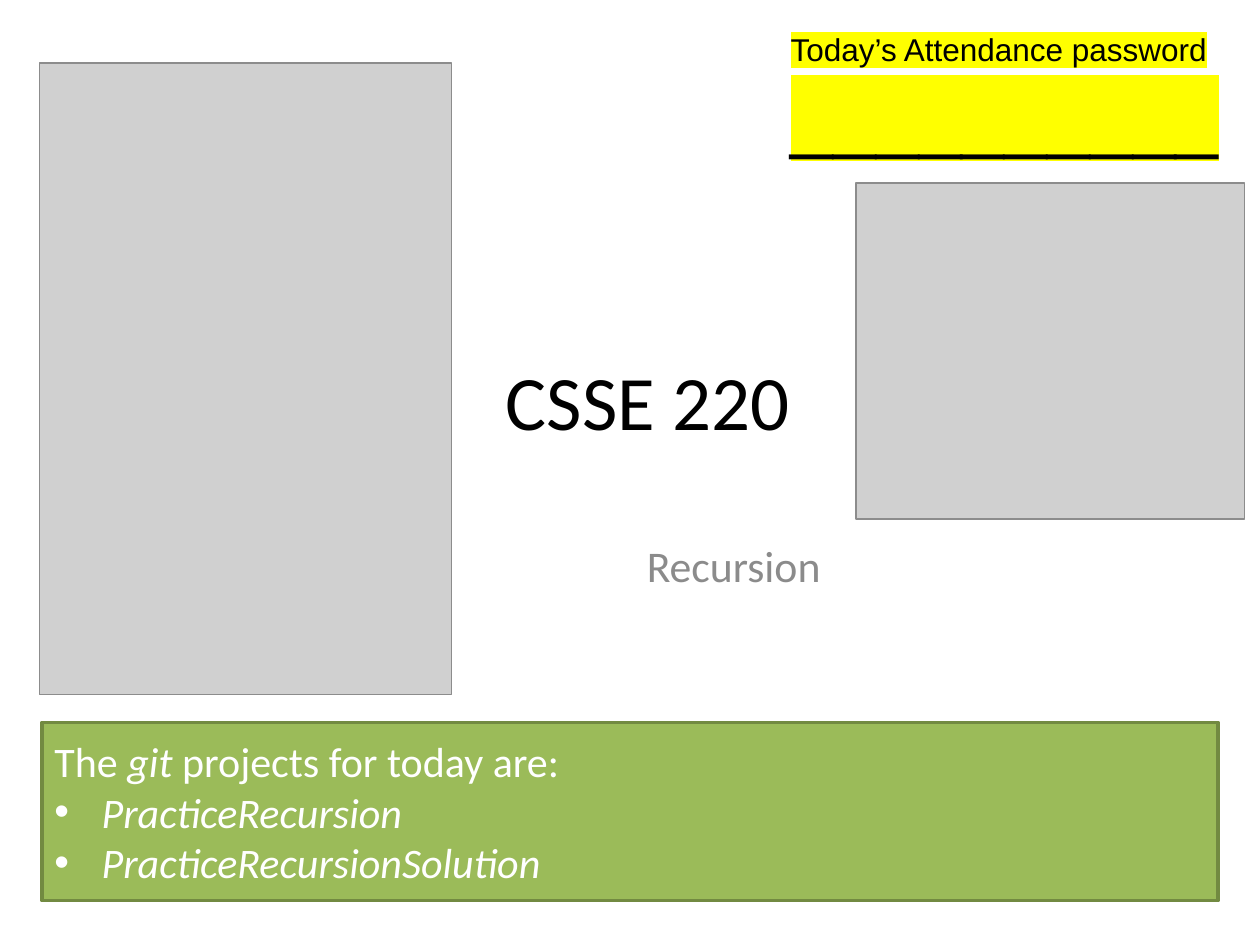
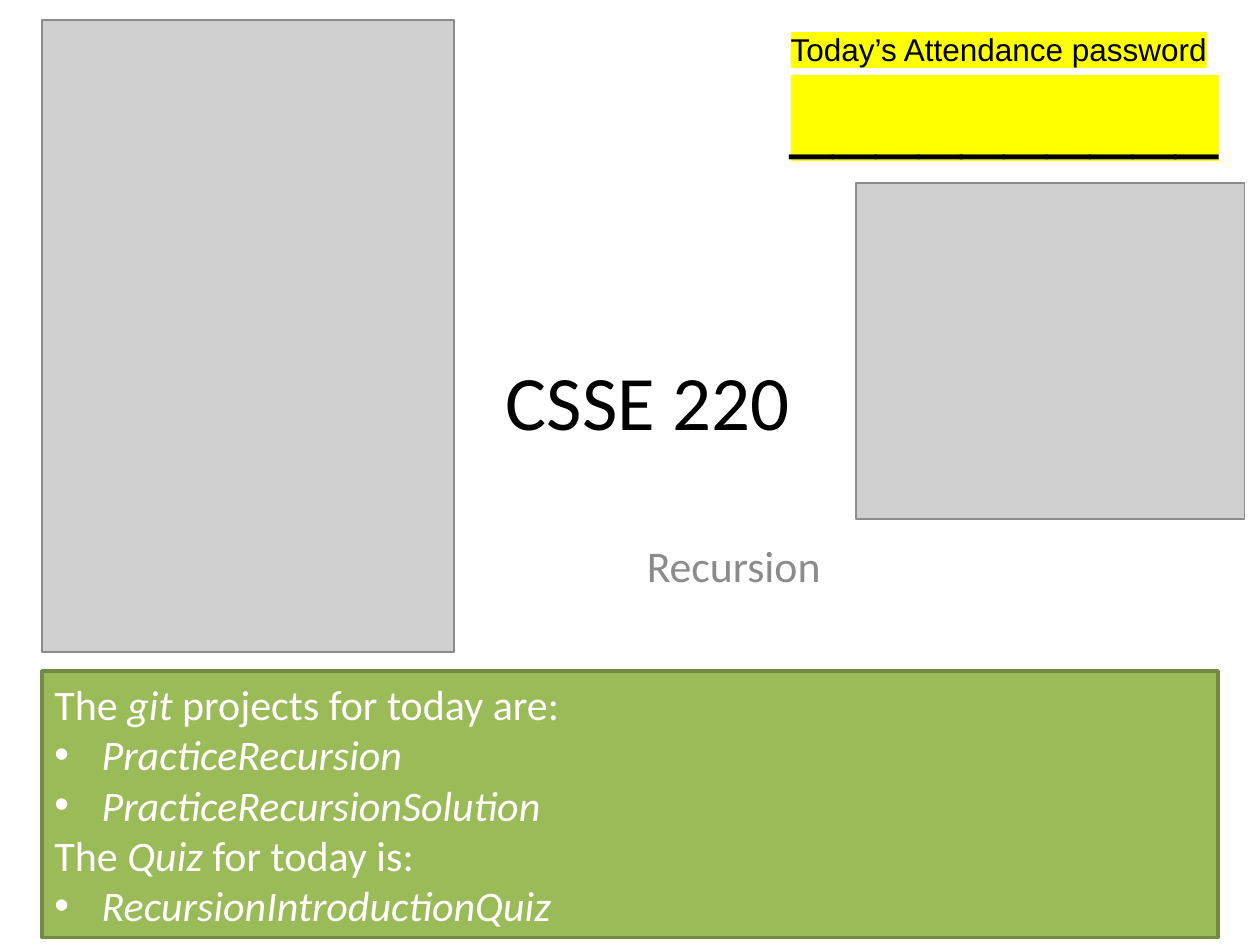
Before and after one commit to RHIT-CSSE/csse220, a slide deck: slide 1 of ClassMaterials/RecursionIntroduction/Slides/Part1-Recursion.pptx. Drawn at 1260x945 pixels with LibreOffice and Linux fonts; fonts in the diff are those of the drawing; grey boxes stand for pictures. Boxes give left, top, right and bottom in pixels: in the first picture for what was removed or moved away, otherwise in the second. Text is boxed around its words. In the diff, an @@ line names an element or a change of style, - is before the commit and + after.

```diff
--- a/ClassMaterials/RecursionIntroduction/Slides/Part1-Recursion.pptx
+++ b/ClassMaterials/RecursionIntroduction/Slides/Part1-Recursion.pptx
@@ picture: place and size @@
-picture at [39,63,451,694]
+picture at [42,20,454,651]
@@ rectangle "The git projects for today ...": place and size @@
-rectangle "The git projects for today ..." at [42,722,1217,901]
+rectangle "The git projects for today ..." at [42,672,1217,937]
@@ text in rectangle at [54,842,551,927]: paragraphs added @@
+The Quiz for today is:
+• RecursionIntroductionQuiz
```
Also in this commit, not shown: 10 other files.
